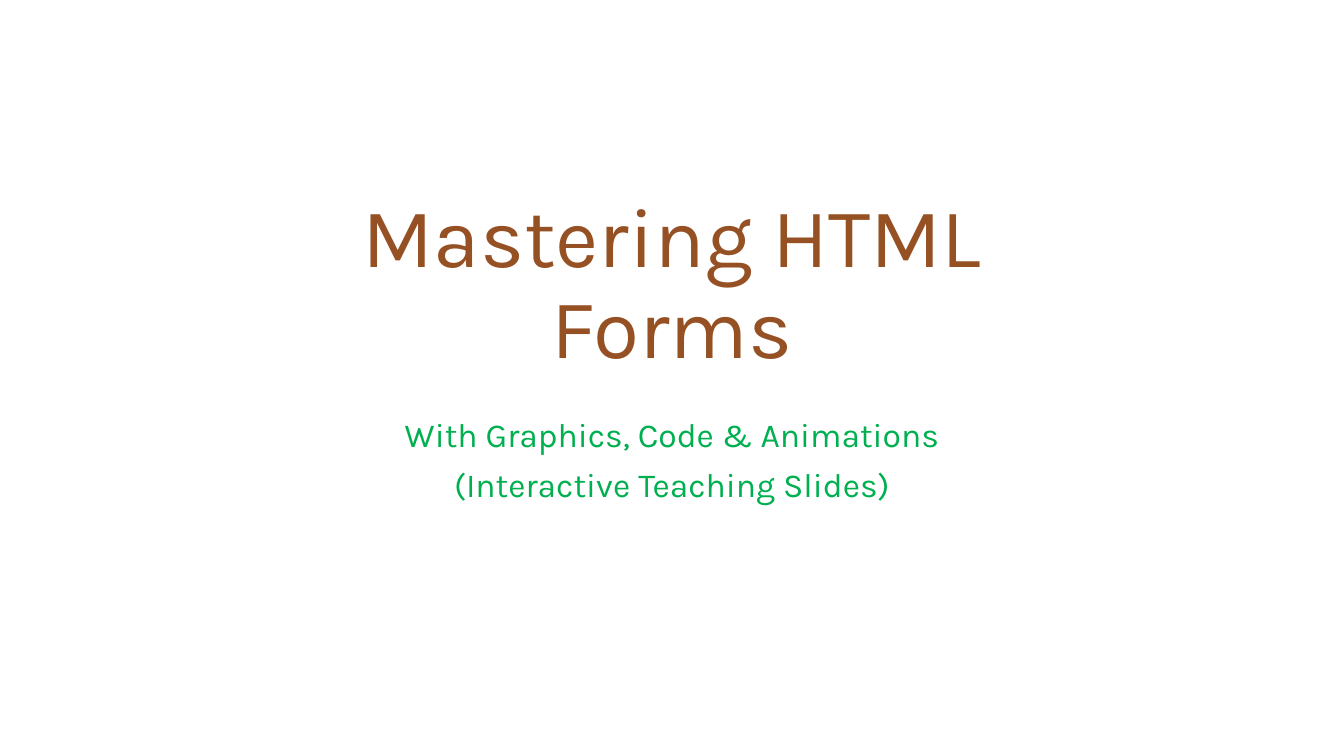
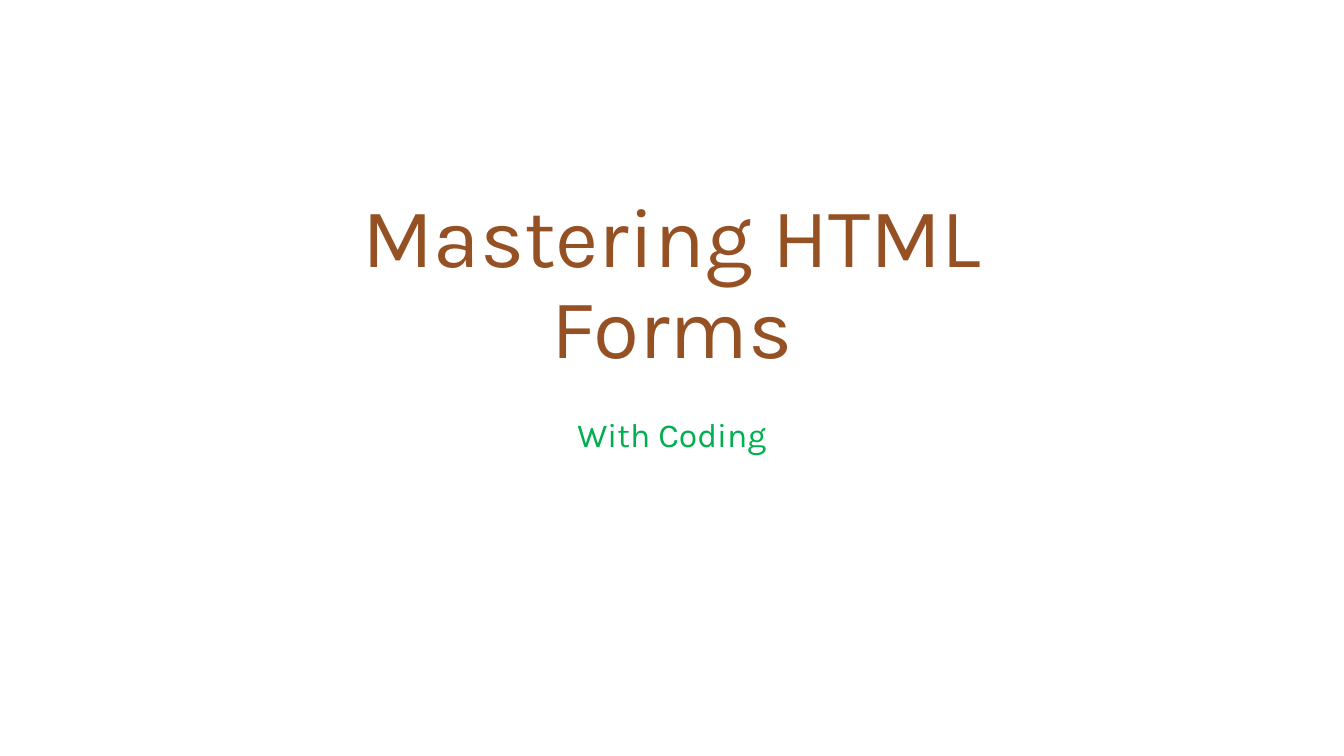
Before and after one commit to HarshKharecha/HTML_15NOV, a slide deck: slide 1 of Practice/Harsh S Kharecha PPT.pptx. Drawn at 1344x756 pixels with LibreOffice and Linux fonts; fonts in the diff are those of the drawing. Boxes give left, top, right and bottom in pixels: in the first picture for what was removed or moved away, otherwise in the second. Text is boxed around its words. In the diff, an @@ line names an element or a change of style, - is before the commit and + after.

```diff
--- a/Practice/Harsh S Kharecha PPT.pptx
+++ b/Practice/Harsh S Kharecha PPT.pptx
@@ subtitle at (x1=577, y1=424, x2=766, y2=456): text changed @@
-With Graphics, Code & Animations
-(Interactive Teaching Slides)
+With Coding
```
Also in this commit, not shown: 2 other slides changed.
